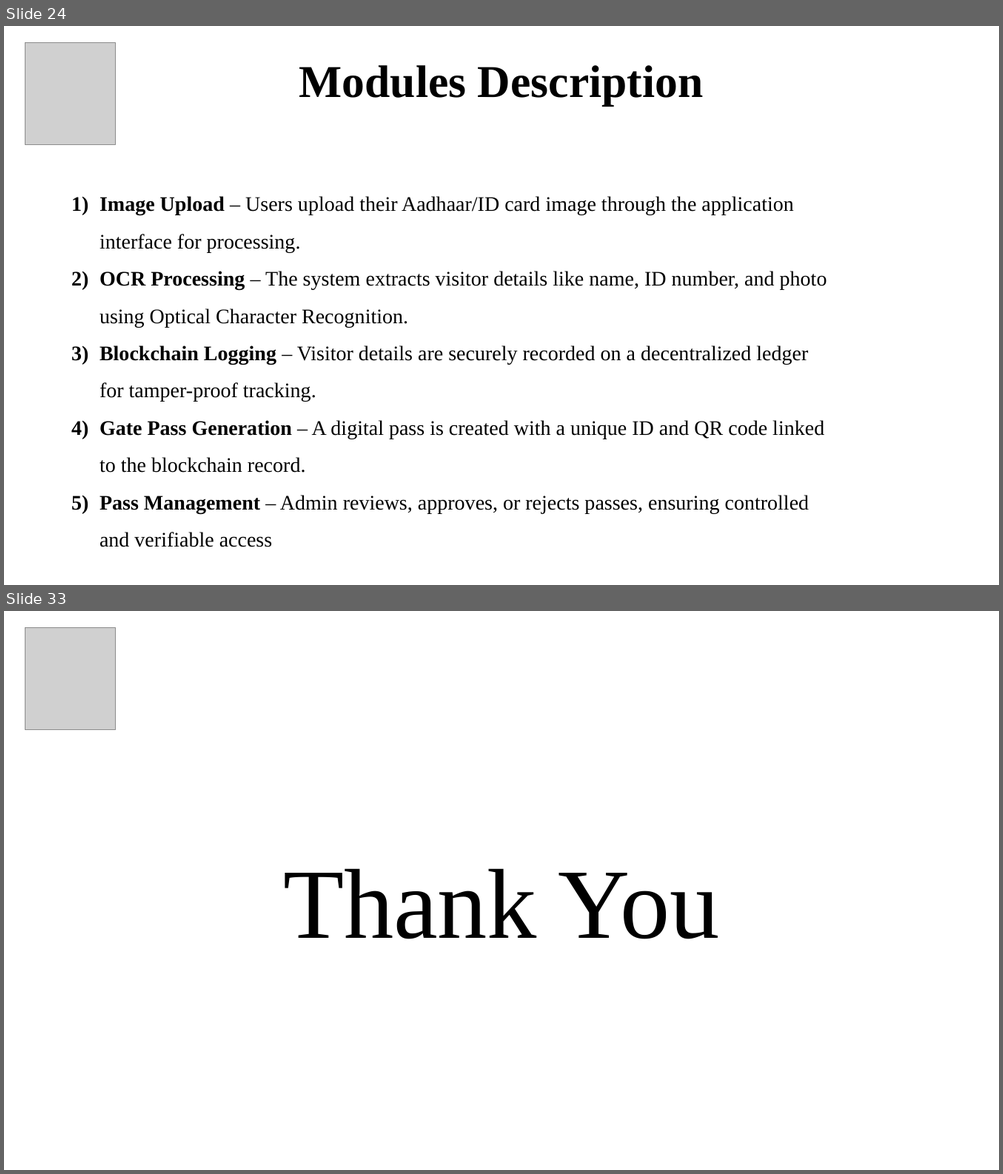
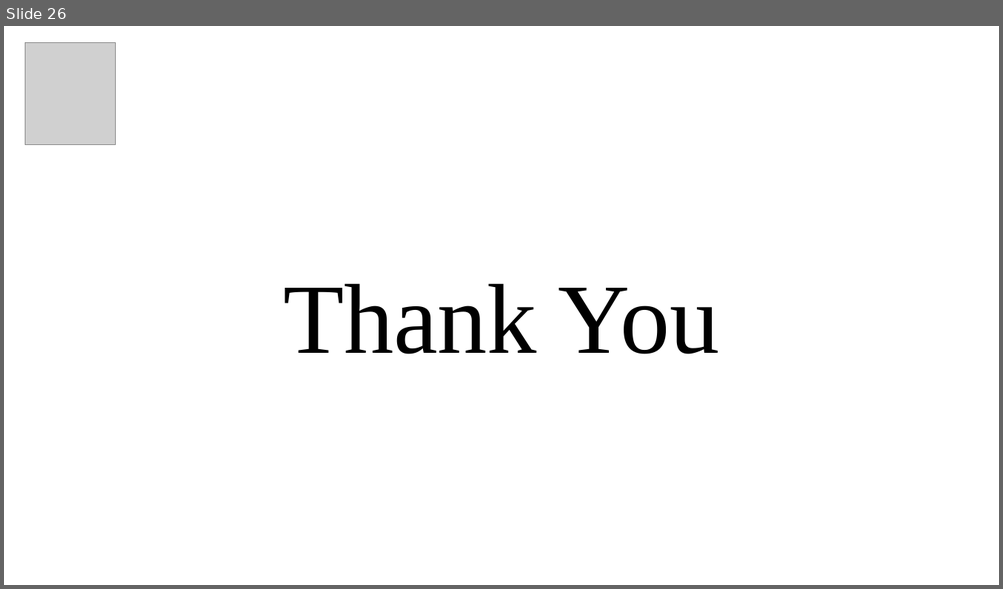
Before and after one commit to yuvaakhil/TrustAgent, a slide deck: Docs/TrustAgent.pptx. Shown one above the other, each under a label of ours: slides 24 and 33 before the commit, slide 26 after it; the slides between them are not shown. The pictures are 1003x1174 and 1003x589 pixels, drawn with LibreOffice and Linux fonts; fonts in the diff are those of the drawing; grey boxes stand for pictures. Boxes give left, top, right and bottom in pixels: in the first picture for what was removed or moved away, otherwise in the second. Text is boxed around its words. In the diff, an @@ line names an element or a change of style, - is before the commit and + after.

```diff
--- a/Docs/TrustAgent.pptx
+++ b/Docs/TrustAgent.pptx
@@ slide 24 removed at (4,26,999,585), background #FFFFFF @@
@@ picture removed at (25,42,115,144) @@
@@ title removed at (299,65,703,105) @@
-Modules Description
@@ text removed at (99,196,827,548) @@
-1) Image Upload – Users upload their Aadhaar/ID card image through the application interface for processing.
-2) OCR Processing – The system extracts visitor details like name, ID number, and photo using Optical Character Recognition.
-3) Blockchain Logging – Visitor details are securely recorded on a decentralized ledger for tamper-proof tracking.
-4) Gate Pass Generation – A digital pass is created with a unique ID and QR code linked to the blockchain record.
-5) Pass Management – Admin reviews, approves, or rejects passes, ensuring controlled and verifiable access
@@ what was slide 33 is now slide 26 @@
```
Also in this commit, not shown: 14 slides changed, 3 slides added, 9 other slides removed, 9 other files.
